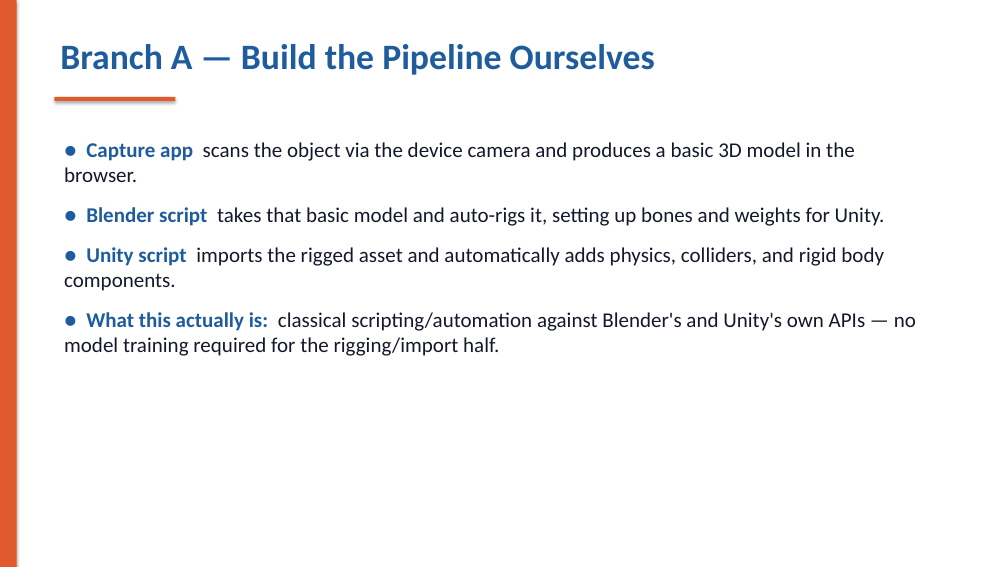
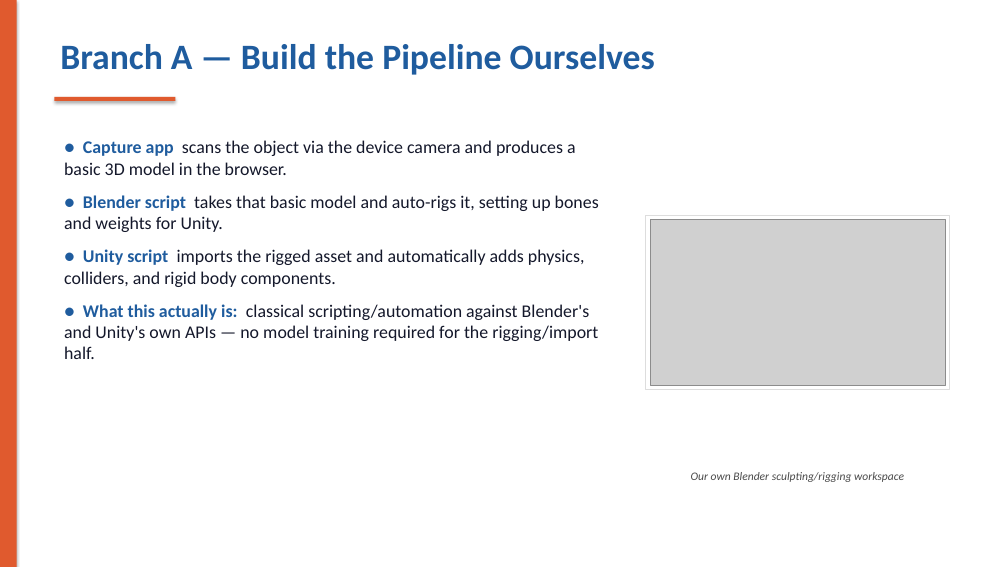
Before and after one commit to CesarSalcido06/SeniorProjectFall26, a slide deck: slide 6 of presentation.pptx. Drawn at 1008x567 pixels with LibreOffice and Linux fonts; fonts in the diff are those of the drawing; grey boxes stand for pictures. Boxes give left, top, right and bottom in pixels: in the first picture for what was removed or moved away, otherwise in the second. Text is boxed around its words. In the diff, an @@ line names an element or a change of style, - is before the commit and + after.

Commit message:
Add LiDAR/scan and Blender sculpt images to the deck
Background image on the Hardware section divider (dark overlay for
readability), side images on the problem-breakdown, hardware overview,
drone, LiDAR/thermal/visual, and build-it-ourselves slides.

```diff
--- a/presentation.pptx
+++ b/presentation.pptx
@@ text "● Capture app scans the ..." at <box>64,140,599,359</box>: size 20 to 17 pt; less space between paragraphs @@
@@ rectangle added at <box>646,216,949,389</box>, fill #FFFFFF, outline #DDDDDD 1 pt @@
@@ picture added at <box>650,220,945,386</box> @@
@@ text added at <box>691,472,904,482</box>, 11 pt, text #4A4A4A, italic @@
+Our own Blender sculpting/rigging workspace
```
Also in this commit, not shown: 5 other slides changed, 7 other files.
